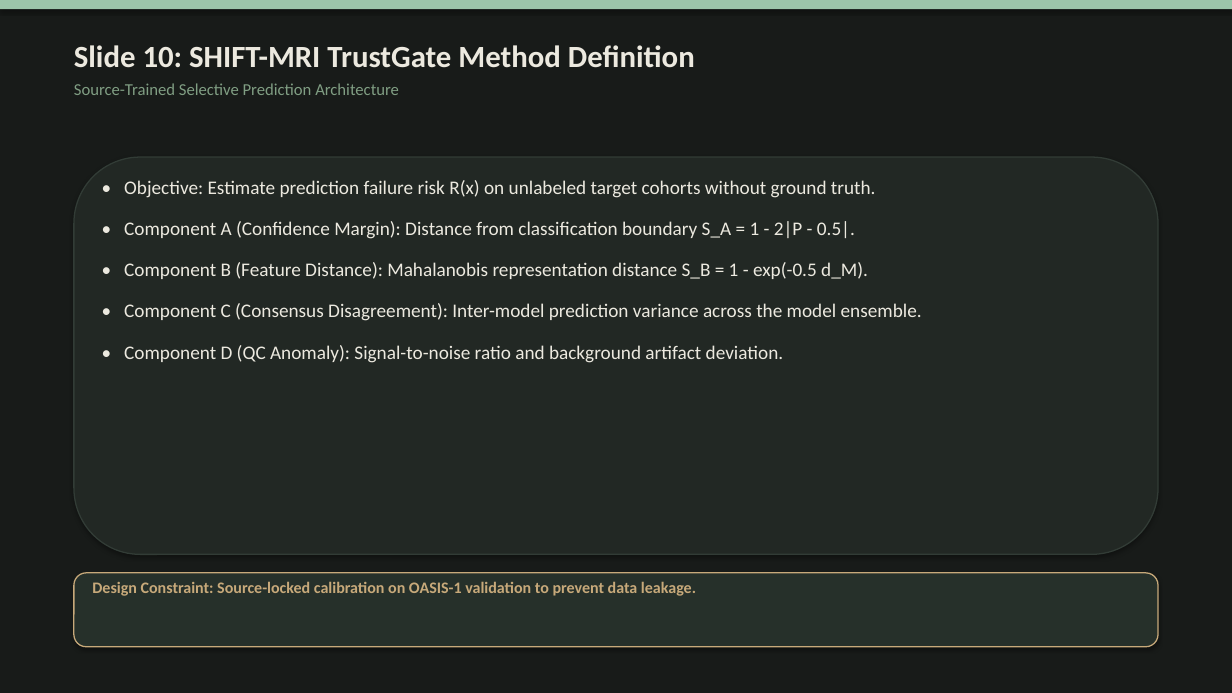
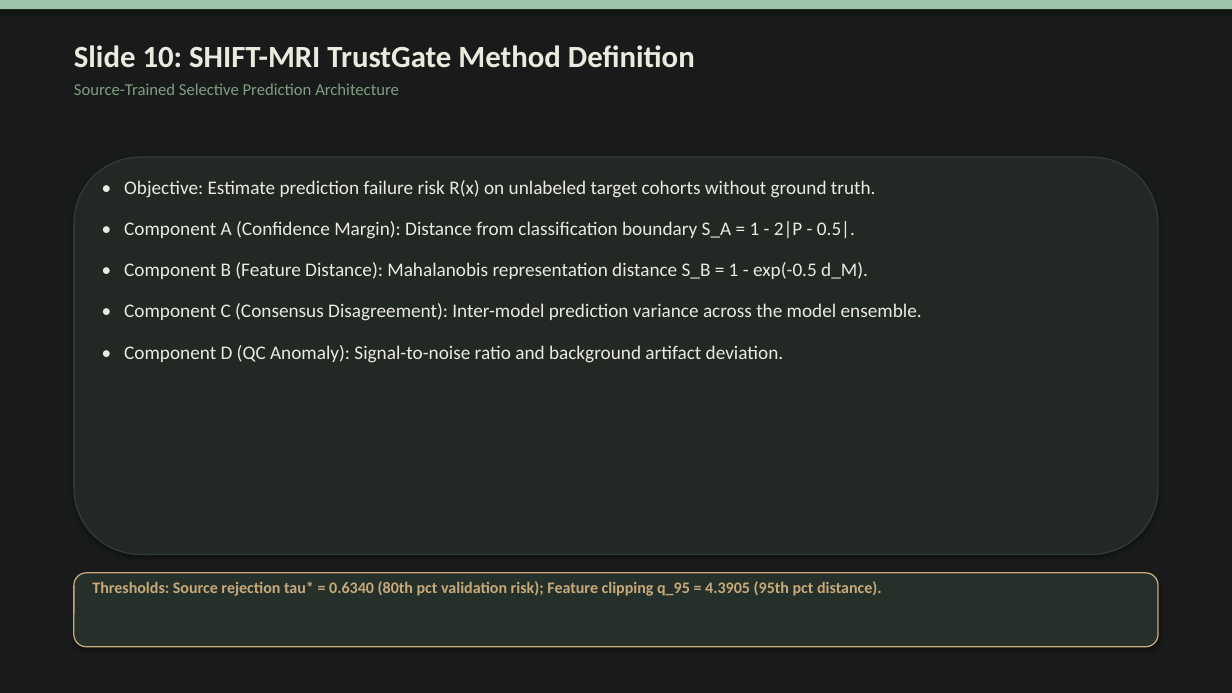
Before and after one commit to Bhavi123-hacker/brain-mri-foundation-benchmark, a slide deck: slide 11 of docs/submission/final/SHIFT_MRI_Final_Presentation.pptx. Drawn at 1232x693 pixels with LibreOffice and Linux fonts; fonts in the diff are those of the drawing. Boxes give left, top, right and bottom in pixels: in the first picture for what was removed or moved away, otherwise in the second. Text is boxed around its words. In the diff, an @@ line names an element or a change of style, - is before the commit and + after.

```diff
--- a/docs/submission/final/SHIFT_MRI_Final_Presentation.pptx
+++ b/docs/submission/final/SHIFT_MRI_Final_Presentation.pptx
@@ text at box(92, 581, 882, 596): text changed @@
-Design Constraint: Source-locked calibration on OASIS-1 validation to prevent data leakage.
+Thresholds: Source rejection tau* = 0.6340 (80th pct validation risk); Feature clipping q_95 = 4.3905 (95th pct distance).
```
Also in this commit, not shown: 3 other slides changed, 46 other files.
